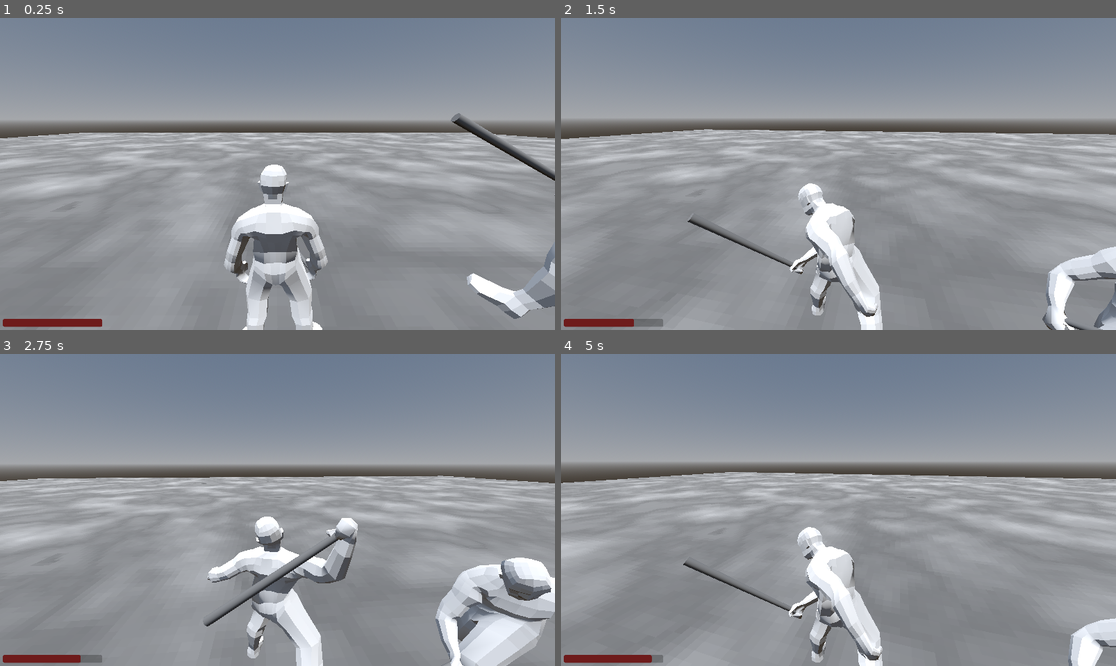
Above: before the commit, frames 1-4 (two rows, left to right).
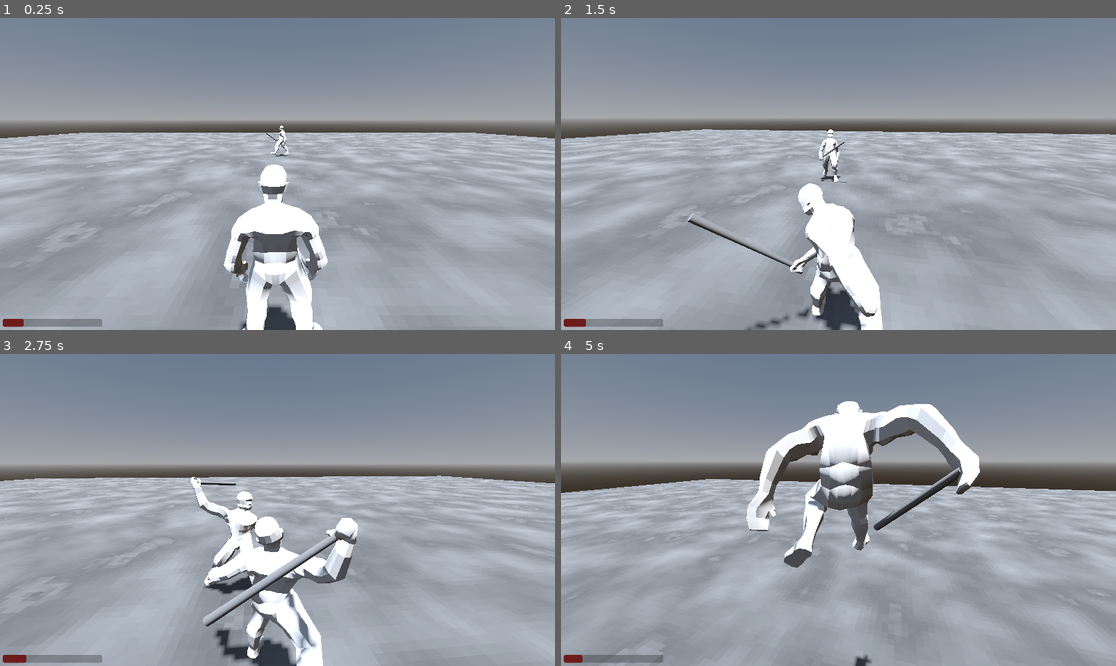
Above: after the commit, the same moments.

Repository: userext122021/godot_rpg_project
Game: Godot game, scene res://main.tscn
Same seed, same stepped clock (60 frames per second), same inputs: the game is played once before the commit and once after it.
Inputs (mouse positions are in pixels of both pictures, inside the frame that each line leads up to):
- Up to frame 1 (0.25 s): no input
- Up to frame 2 (1.5 s): move the mouse to (866, 174) at 0.52 s; press the mouse at (866, 174) at 0.53 s; hold W (move_forward) from 0.53 s (still down); tap Space (jump) at 0.77 s; move the mouse to (810, 174) at 1.27 s; release the mouse at (810, 174) at 1.28 s; click (810, 174) at 1.35 s
- Up to frame 3 (2.75 s): keep holding W (move_forward); tap Space (jump) at 1.52 s; move the mouse to (288, 503) at 2.02 s; hold Right mouse button (block) from 2.03 s (still down); click (288, 503) at 2.3 s
- Up to frame 4 (5 s): keep holding W (move_forward); move the mouse to (832, 516) at 2.77 s; release Right mouse button (block) at 2.78 s; tap E (interact) at 2.85 s; tap Space (jump) at 3.02, 3.77, 4.52 s; click (832, 516) at 3.05 s; move the mouse to (877, 513) at 3.52 s; hold Shift (run) 3.53-4.28 s; click (877, 513) at 3.8 s; move the mouse to (794, 506) at 4.27 s; tap 1 (select_item_1) at 4.35 s; click (794, 506) at 4.55 s

The runs differ from the first frame. In frame 1, 34% of the frame differs, in the area x 0-100%, y 30-100%; in frame 2, 35%; in frame 3, 34%; in frame 4, 40%, in the area x 0-100%, y 15-100%.

Commit message:
спавнер

Diff:
--- a/core/entities/base_ai_entity/base_ai_entity.gd
+++ b/core/entities/base_ai_entity/base_ai_entity.gd
@@ -17,8 +17,11 @@
 	var shape:CylinderShape3D=$Area3D/CollisionShape3D.shape
 	shape.radius=detection_radius
 
-func rotate_to_target(delta:float):
-	var dir=global_position.direction_to(ai.target)
+func get_next_point() -> Vector3:
+	return ai.target
+
+func rotate_to_point(point:Vector3,delta:float):
+	var dir=global_position.direction_to(point)
 	#print("DEBUG: dir",dir)
 	var angle=-atan2(dir.z,dir.x)-PI/2.0
 	rotation.y=lerp_angle(rotation.y,angle,rotation_speed*delta)
@@ -36,7 +39,8 @@
 			ai.is_target_reached=true
 			is_moving=false
 		else:
-			rotate_to_target(delta)
+			var next_point:Vector3=get_next_point()
+			rotate_to_point(next_point,delta)
 			#print("DEBUG: angle ",180.0*angle/PI)
 			velocity.x=-basis.z.x*speed
 			velocity.z=-basis.z.z*speed
@@ -44,7 +48,7 @@
 	else:
 		is_moving=false
 	if is_attacking:
-		rotate_to_target(delta)
+		rotate_to_point(ai.target,delta)
 
 	if not is_moving:
 		var vy=velocity.y
--- /dev/null
+++ b/core/spawner/base_spawner.gd
@@ -0,0 +1,52 @@
+extends Area3D
+class_name BaseSpawner
+
+@export var detection_radius:float=20
+@export var max_spawn_interval:float=10
+@export var scene:PackedScene
+@export var max_count:int=1
+@export var is_active:bool=true
+@export var randomize_spawn_time:bool=false
+var counter=0
+
+var timer:float
+
+func _ready() -> void:
+	var cyl:CylinderShape3D=$CollisionShape3D.shape
+	cyl.radius=detection_radius
+
+func can_spawn() -> bool:
+	if counter>=max_count:
+		return false
+	if not is_active:
+		return false
+	return true
+
+func spawn():
+	if not can_spawn():
+		return
+	if not scene:
+		is_active=false
+	var obj:Node3D=scene.instantiate()
+	if not obj:
+		return
+	add_child(obj)
+	obj.global_position=global_position
+	obj.tree_exited.connect(on_object_destroy)
+	counter+=1
+	print("DEBUG: object spawned. counter = ",counter)
+
+func on_object_destroy():
+	if counter>0:
+		counter-=1
+
+func _process(delta: float) -> void:
+	if not is_active:
+		return
+	timer-=delta
+	if timer<=0:
+		var t=max_spawn_interval
+		if randomize_spawn_time:
+			t=randf_range(1,max_spawn_interval)
+		timer=t
+		spawn()
--- /dev/null
+++ b/core/spawner/base_spawner.tscn
@@ -0,0 +1,11 @@
+[gd_scene load_steps=3 format=3 uid="uid://bpguqncvbmkx2"]
+
+[ext_resource type="Script" uid="uid://cknq05f0s7lvt" path="res://core/spawner/base_spawner.gd" id="1_nusuy"]
+
+[sub_resource type="CylinderShape3D" id="CylinderShape3D_q7li1"]
+
+[node name="BaseSpawner" type="Area3D"]
+script = ExtResource("1_nusuy")
+
+[node name="CollisionShape3D" type="CollisionShape3D" parent="."]
+shape = SubResource("CylinderShape3D_q7li1")
--- a/main.tscn
+++ b/main.tscn
@@ -1,7 +1,7 @@
 [gd_scene load_steps=2 format=3 uid="uid://dvvaed3c54v03"]
 
-[ext_resource type="PackedScene" uid="uid://do0f58y8blt0p" path="res://test/test_animation_scene/test_animation_scene.tscn" id="1_ig7tw"]
+[ext_resource type="PackedScene" uid="uid://cwetvagoe5064" path="res://test/test_navigation/test_nav.tscn" id="1_1bvp3"]
 
 [node name="Main" type="Node"]
 
-[node name="TestAnimationScene" parent="." instance=ExtResource("1_ig7tw")]
+[node name="TestNav" parent="." instance=ExtResource("1_1bvp3")]
--- a/test/base_test_scene/base_test_scene.tscn
+++ b/test/base_test_scene/base_test_scene.tscn
@@ -39,6 +39,7 @@
 
 [node name="DirectionalLight3D" type="DirectionalLight3D" parent="."]
 transform = Transform3D(1, 0, 0, 0, 0.258819, 0.9659259, 0, -0.9659259, 0.258819, 0, 10, 0)
+shadow_enabled = true
 
 [node name="Ground" type="StaticBody3D" parent="."]
 
--- a/test/base_test_scene/test_enemy.gd
+++ b/test/base_test_scene/test_enemy.gd
@@ -1,2 +1,12 @@
 extends BaseAnimatedEnemy
 class_name TestEnemy
+
+func _ready() -> void:
+	super._ready()
+	ai.minimal_distance=2.0
+	pass
+
+
+func _process(delta: float) -> void:
+	if global_position.y<-10:
+		die()
--- a/test/base_test_scene/test_enemy.tscn
+++ b/test/base_test_scene/test_enemy.tscn
@@ -7,13 +7,93 @@
 [node name="TestEnemy" node_paths=PackedStringArray("weapon") instance=ExtResource("1_jr8kd")]
 collision_layer = 4
 script = ExtResource("2_m562m")
+detection_radius = 20.0
 weapon = NodePath("base_character/Armature/Skeleton3D/mixamorig_RightHandIndex1/weapon_marker/BaseWeapon")
 
 [node name="Area3D" parent="." index="2"]
 collision_mask = 2
 
+[node name="Skeleton3D" parent="base_character/Armature" index="0"]
+bones/0/position = Vector3(1.5008531, 8.618353, -96.457375)
+bones/0/rotation = Quaternion(-0.628154, 0.07619958, -0.096422456, 0.76832217)
+bones/1/position = Vector3(3.5762787e-07, 7.866893, -0.7244017)
+bones/1/rotation = Quaternion(0.08069265, 0.027797282, -0.0061340304, 0.99633247)
+bones/2/position = Vector3(-6.589107e-07, 9.216893, -1.9799922e-06)
+bones/2/rotation = Quaternion(0.11027148, 0.11173567, -0.076810315, 0.9846093)
+bones/3/position = Vector3(-2.9802322e-07, 10.533492, 1.3113024e-06)
+bones/3/rotation = Quaternion(0.017295003, 0.12254723, -0.051215608, 0.9909895)
+bones/4/position = Vector3(1.1920929e-06, 11.850198, 1.9907404e-06)
+bones/4/rotation = Quaternion(0.11096074, -0.019984324, -0.014428224, 0.99351907)
+bones/5/rotation = Quaternion(-0.009834092, 0.1300784, 0.0006434794, 0.9914548)
+bones/7/position = Vector3(7.2004, 9.197992, -0.25119996)
+bones/7/rotation = Quaternion(-0.55472714, -0.40321085, 0.64362276, -0.33977717)
+bones/8/position = Vector3(-2.3989935e-06, 15.086298, 1.4256321e-05)
+bones/8/rotation = Quaternion(0.25618643, -0.05722592, -0.19572787, 0.94487274)
+bones/9/position = Vector3(2.0506347e-07, 31.637112, -5.735216e-06)
+bones/9/rotation = Quaternion(0.12267327, 0.21753769, 0.30835727, 0.9179023)
+bones/10/position = Vector3(2.1800356e-06, 31.4241, 2.1063952e-06)
+bones/10/rotation = Quaternion(-0.096001215, -0.17464568, -0.0033835869, 0.9799343)
+bones/11/position = Vector3(-3.5664978, 0.78050166, 9.041811e-06)
+bones/11/rotation = Quaternion(0.1537969, 0.31352395, -0.06306118, 0.9349185)
+bones/12/position = Vector3(-1.2548934, 2.6374037, -6.8002864e-06)
+bones/12/rotation = Quaternion(-0.019956984, -0.06665996, 0.18115377, 0.9809901)
+bones/13/position = Vector3(0.16870253, 3.3195064, 8.163991e-06)
+bones/13/rotation = Quaternion(-0.012209129, 0.14527848, 0.27161148, 0.9513003)
+bones/14/position = Vector3(1.0862005, 1.8507998, -2.7418146e-06)
+bones/15/position = Vector3(2.1319054e-06, 3.5500026, -0.007994572)
+bones/15/rotation = Quaternion(0.121595904, 0.06732208, -0.028500248, 0.9898838)
+bones/16/position = Vector3(-0.01929948, 5.672502, -2.4764272e-06)
+bones/16/rotation = Quaternion(0.34737352, 0.011701991, -0.03783837, 0.93689007)
+bones/17/position = Vector3(0.019903135, 4.5617013, -3.7433892e-06)
+bones/17/rotation = Quaternion(0.400248, -0.0017935222, -0.022796659, 0.91612154)
+bones/18/position = Vector3(-0.00060587004, 3.1573977, 2.029541e-06)
+bones/19/position = Vector3(-7.200394, 9.196695, -0.23739782)
+bones/19/rotation = Quaternion(0.73519546, -0.30797362, 0.43203795, 0.4218806)
+bones/20/position = Vector3(-5.1141825e-07, 15.086309, 1.0370377e-05)
+bones/20/rotation = Quaternion(0.08132878, 0.13355745, -0.3021018, 0.94036305)
+bones/21/position = Vector3(-1.5479245e-07, 31.611696, 3.6474466e-07)
+bones/21/rotation = Quaternion(0.0018393729, 0.14909041, -0.29520655, 0.9437276)
+bones/22/position = Vector3(1.6550756e-06, 31.376385, 3.7831987e-06)
+bones/22/rotation = Quaternion(0.25682157, 0.6687468, 0.23642853, 0.6564464)
+bones/23/position = Vector3(3.5504076, 1.2562943, 4.0587265e-06)
+bones/23/rotation = Quaternion(0.027588062, -0.6184083, -0.22754243, 0.75168777)
+bones/24/position = Vector3(1.0612965, 2.8197954, 1.4777561e-07)
+bones/24/rotation = Quaternion(0.07106736, 0.08848803, -0.12843792, 0.985202)
+bones/25/position = Vector3(-0.23231165, 3.1790018, -4.9504542e-06)
+bones/25/rotation = Quaternion(0.11667451, 0.051023263, 0.12441284, 0.984025)
+bones/26/position = Vector3(-0.82900214, 1.9696963, 5.6624413e-06)
+bones/27/position = Vector3(5.2096425e-07, 4.0050917, -0.0038803061)
+bones/27/rotation = Quaternion(0.32065856, -0.07091849, -0.010498399, 0.9444779)
+bones/28/position = Vector3(0.023097, 5.576203, 7.96411e-06)
+bones/28/rotation = Quaternion(0.56479603, -0.026729874, 0.03439892, 0.82407993)
+bones/29/position = Vector3(-0.013394803, 4.521493, -5.4284924e-06)
+bones/29/rotation = Quaternion(0.51574045, -0.015777107, 0.0341292, 0.8559194)
+bones/30/position = Vector3(-0.009698242, 3.1917036, 4.367248e-07)
+bones/31/position = Vector3(9.913303, -4.3482046, 2.1803987)
+bones/31/rotation = Quaternion(-0.13305707, 0.4768975, 0.8685596, 0.021656455)
+bones/32/position = Vector3(-1.2631442e-06, 41.955605, 4.2706424e-06)
+bones/32/rotation = Quaternion(-0.3880062, 0.23021595, 0.012634979, 0.89235204)
+bones/33/position = Vector3(1.2997855e-06, 46.06831, -3.7223672e-06)
+bones/33/rotation = Quaternion(0.43382305, -0.11795894, 0.044730004, 0.89212245)
+bones/34/position = Vector3(-2.5100271e-06, 20.828716, -4.1170924e-06)
+bones/34/rotation = Quaternion(0.29962054, -0.12735917, 0.010999965, 0.94545555)
+bones/36/rotation = Quaternion(-0.3324791, 0.095917486, 0.9170611, 0.19813274)
+bones/37/position = Vector3(4.3762284e-06, 41.96052, -1.4226547e-06)
+bones/37/rotation = Quaternion(-0.4288939, -0.01123785, -0.08205797, 0.8995501)
+bones/38/position = Vector3(-3.131147e-06, 46.112206, -8.9281684e-08)
+bones/38/rotation = Quaternion(0.5308029, 0.04074964, 0.0782143, 0.842894)
+bones/39/position = Vector3(-1.6702943e-06, 21.01266, 3.5650828e-07)
+bones/39/rotation = Quaternion(0.41849512, 0.33749953, -0.014979124, 0.84304905)
+
+[node name="mixamorig_RightHandIndex1" parent="base_character/Armature/Skeleton3D" index="0"]
+transform = Transform3D(0.20606656, 0.9645288, 0.16498497, 0.9785371, -0.20289332, -0.036047276, -0.0012943372, 0.16887188, -0.98563707, 18.845432, 65.85499, -69.45223)
+
 [node name="BaseWeapon" parent="base_character/Armature/Skeleton3D/mixamorig_RightHandIndex1/weapon_marker" index="0" instance=ExtResource("2_53dad")]
 transform = Transform3D(-1, -3.7338975e-08, -8.742278e-08, -3.733896e-08, 1, -1.3411046e-07, 8.742278e-08, -1.3411046e-07, -1, 0, 0, 0)
+knockback_force = 40.0
+preparing_interval = 0.59
+attacking_interval = 0.08
+cooldown_interval = 1.0
 
 [node name="RayCast3D" parent="base_character/Armature/Skeleton3D/mixamorig_RightHandIndex1/weapon_marker/BaseWeapon" index="0"]
 collision_mask = 2
--- a/test/base_test_scene/test_player.tscn
+++ b/test/base_test_scene/test_player.tscn
@@ -6,10 +6,13 @@
 [ext_resource type="PackedScene" uid="uid://dsxs2cqbrc6me" path="res://test/base_test_scene/weapon/test_club.tscn" id="6_rupur"]
 [ext_resource type="PackedScene" uid="uid://dkj771scai1lw" path="res://test/base_test_scene/weapon/test_pistol.tscn" id="7_5813v"]
 
-[node name="TestPlayer" instance=ExtResource("1_kw3ox")]
+[node name="TestPlayer" node_paths=PackedStringArray("weapon") instance=ExtResource("1_kw3ox")]
 collision_layer = 2
 collision_mask = 7
 script = ExtResource("2_pw7be")
+max_hp = 100.0
+weapon = NodePath("base_character/Armature/Skeleton3D/mixamorig_RightHandIndex1/weapon_marker/MeleeWeapon")
+knockingback_interval = 0.4
 
 [node name="Skeleton3D" parent="base_character/Armature" index="0"]
 bones/0/position = Vector3(0, 1.0212751e-14, -109.99437)
@@ -89,9 +92,13 @@
 [node name="MeleeWeapon" parent="base_character/Armature/Skeleton3D/mixamorig_RightHandIndex1/weapon_marker" index="0" instance=ExtResource("6_rupur")]
 transform = Transform3D(-0.99999976, 9.981306e-08, -5.339172e-08, 7.073748e-08, 0.99999976, 3.725291e-08, 5.5031997e-08, 1.0430818e-07, -1.0000005, -0.030920088, 0.026179671, 0.013180962)
 visible = false
+knockback_force = 35.0
+cooldown_interval = 1.0
 
 [node name="RangedWeapon" parent="base_character/Armature/Skeleton3D/mixamorig_RightHandIndex1/weapon_marker" index="1" instance=ExtResource("7_5813v")]
 transform = Transform3D(-0.9999996, 9.614506e-08, 5.9744835e-08, 8.3854694e-08, 0.49999967, 0.8660257, 2.9031652e-08, 0.8660253, -0.5, -0.030920208, 0.026179671, 0.11318101)
+damage = 4.0
+knockback_force = 15.0
 is_ranged = true
 range = 20.0
 
--- a/test/base_test_scene/weapon/test_club.tscn
+++ b/test/base_test_scene/weapon/test_club.tscn
@@ -3,6 +3,8 @@
 [ext_resource type="PackedScene" uid="uid://cf11hx406ss10" path="res://core/weapon/base_weapon.tscn" id="1_xgrpv"]
 
 [node name="TestClub" instance=ExtResource("1_xgrpv")]
+preparing_interval = 0.59
+attacking_interval = 0.08
 
 [node name="RayCast3D" parent="." index="0"]
 collision_mask = 4
--- a/test/test_animation_scene/test_animation_scene.gd
+++ b/test/test_animation_scene/test_animation_scene.gd
@@ -4,11 +4,12 @@
 var counter:int=0
 @export var enemy_scene:PackedScene
 var timer:float=0
-var max_time:float=15
+var max_time:float=10
 @onready var player:BasePlayer=$TestPlayer
 
 func _ready() -> void:
 	player.tree_exited.connect(on_player_died)
+	timer=randf()*max_time
 
 func on_player_died():
 	if get_tree():
@@ -26,8 +27,9 @@
 	if not enemy_scene:
 		return
 	var pos:Vector3
-	pos.x=randf()*20.0
-	pos.z=randf()*20.0
+	pos.x=randf()*20.0-10
+	pos.z=randf()*20.0-10
+
 	pos.y=1
 	var enemy:BaseEnemy=enemy_scene.instantiate()
 	enemy.process_mode=Node.PROCESS_MODE_DISABLED
--- a/test/test_animation_scene/test_animation_scene.tscn
+++ b/test/test_animation_scene/test_animation_scene.tscn
@@ -2,7 +2,7 @@
 
 [ext_resource type="PackedScene" uid="uid://6hs4q7gqlkvo" path="res://test/base_test_scene/base_test_scene.tscn" id="1_f6vpg"]
 [ext_resource type="Script" uid="uid://f14gilwqkyy0" path="res://test/test_animation_scene/test_animation_scene.gd" id="2_wmu0b"]
-[ext_resource type="PackedScene" uid="uid://cayaf0kklgoai" path="res://test/test_animation_scene/enemy.tscn" id="3_wmu0b"]
+[ext_resource type="PackedScene" uid="uid://eymq1jqda0gp" path="res://test/base_test_scene/test_enemy.tscn" id="3_wbqyu"]
 [ext_resource type="PackedScene" uid="uid://7dnsn55do1h5" path="res://test/base_test_scene/test_player.tscn" id="5_wmu0b"]
 
 [sub_resource type="Gradient" id="Gradient_wmu0b"]
@@ -23,9 +23,10 @@
 
 [node name="TestAnimationScene" instance=ExtResource("1_f6vpg")]
 script = ExtResource("2_wmu0b")
-enemy_scene = ExtResource("3_wmu0b")
+enemy_scene = ExtResource("3_wbqyu")
 
 [node name="MeshInstance3D" parent="Ground" index="1"]
 surface_material_override/0 = SubResource("StandardMaterial3D_lw8du")
 
 [node name="TestPlayer" parent="." index="3" instance=ExtResource("5_wmu0b")]
+transform = Transform3D(1, 0, 0, 0, 1, 0, 0, 0, 1, -4, 0, 0)
--- /dev/null
+++ b/test/test_navigation/test_nav.tscn
@@ -0,0 +1,19 @@
+[gd_scene load_steps=5 format=3 uid="uid://cwetvagoe5064"]
+
+[ext_resource type="PackedScene" uid="uid://6hs4q7gqlkvo" path="res://test/base_test_scene/base_test_scene.tscn" id="1_56dya"]
+[ext_resource type="PackedScene" uid="uid://7dnsn55do1h5" path="res://test/base_test_scene/test_player.tscn" id="2_faglt"]
+[ext_resource type="PackedScene" uid="uid://bpguqncvbmkx2" path="res://core/spawner/base_spawner.tscn" id="3_3j8xl"]
+[ext_resource type="PackedScene" uid="uid://eymq1jqda0gp" path="res://test/base_test_scene/test_enemy.tscn" id="4_3j8xl"]
+
+[node name="TestNav" instance=ExtResource("1_56dya")]
+
+[node name="Ground" parent="." index="2"]
+collision_mask = 7
+
+[node name="TestPlayer" parent="." index="3" instance=ExtResource("2_faglt")]
+
+[node name="BaseSpawner" parent="." index="4" instance=ExtResource("3_3j8xl")]
+transform = Transform3D(1, 0, 0, 0, 1, 0, 0, 0, 1, 1, 0, -10)
+scene = ExtResource("4_3j8xl")
+max_count = 5
+randomize_spawn_time = true
Not shown, added: core/spawner/base_spawner.gd.uid
Not shown, changed: core/.DS_Store
